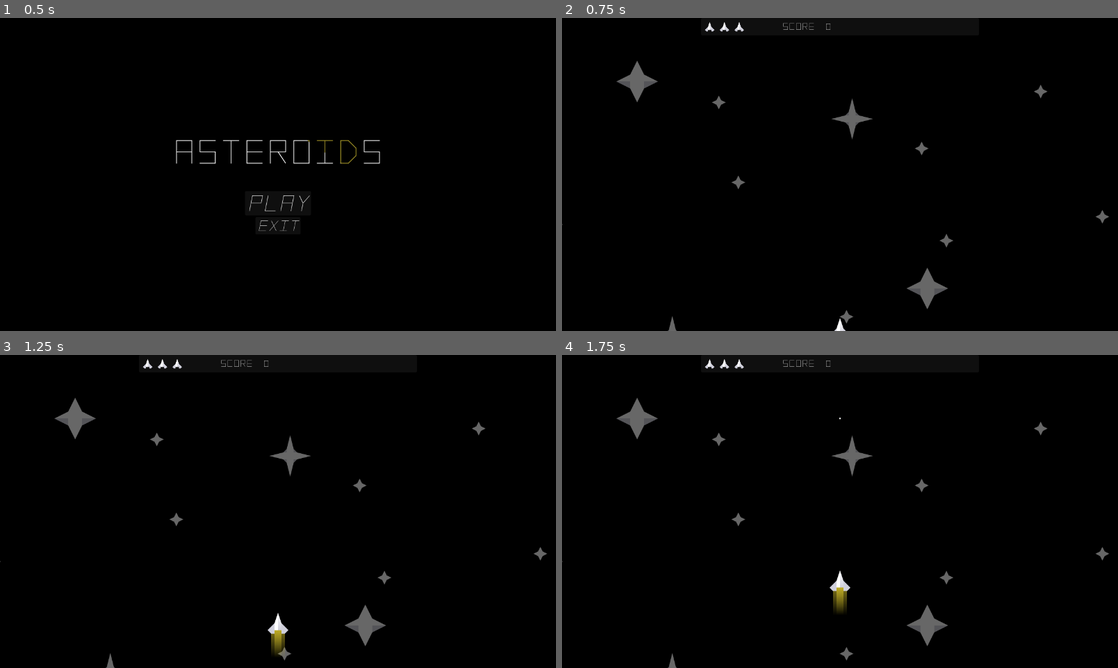
Above: before the commit, frames 1-4 (two rows, left to right).
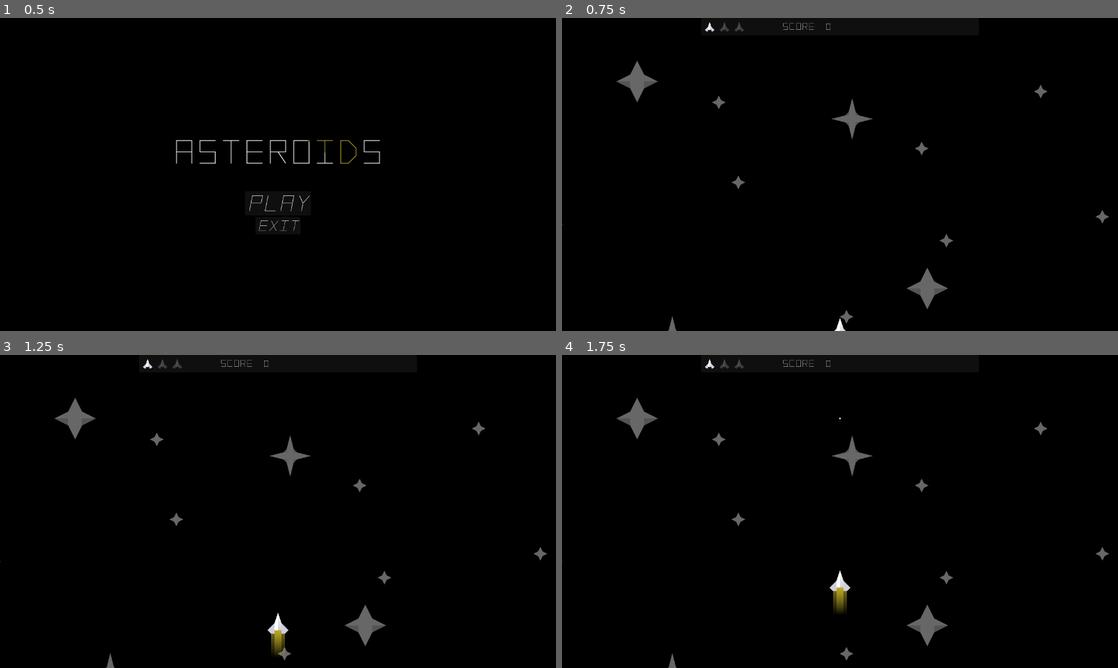
Above: after the commit, the same moments.

Repository: odonnell-brian/20-game-asteroids
Game: Godot game, scene res://main.tscn
Same seed, same stepped clock (60 frames per second), same inputs: the game is played once before the commit and once after it. Sound files missing from this copy of the repository are replaced by a short silence.
Inputs:
- Up to frame 1 (0.5 s): no input
- Up to frame 2 (0.75 s): click "PLAY" at 0.5 s
- Up to frame 3 (1.25 s): no input
- Up to frame 4 (1.75 s): hold D (rotate_right) from 1.28 s (still down); hold Space (shoot) from 1.28 s (still down)

Frame 1 is identical in both runs. In frame 2, less than 0.1% of the frame differs, in the area x 28-51%, y 1-100%; in frame 3, less than 0.1%, in the area x 28-52%, y 1-90%; in frame 4, less than 0.1%.

Commit message:
Add player destroy effect

Diff:
--- /dev/null
+++ b/common/components/effects/audio/play_audio_component.gd
@@ -0,0 +1,12 @@
+extends FxComponent
+
+@export_category("Dependencies")
+@export var audio_player: AudioStreamPlayer2D
+
+func do_fx() -> void:
+	audio_player.finished.connect(on_audio_finished)
+	audio_player.play()
+
+func on_audio_finished() -> void:
+	audio_player.finished.disconnect(on_audio_finished)
+	effect_complete.emit()
--- /dev/null
+++ b/common/components/effects/audio/play_audio_component.tscn
@@ -0,0 +1,6 @@
+[gd_scene load_steps=2 format=3 uid="uid://cxctiep6dkfau"]
+
+[ext_resource type="Script" uid="uid://uj48vve5tla1" path="res://common/components/effects/audio/play_audio_component.gd" id="1_a07bb"]
+
+[node name="PlayAudioComponent" type="Node2D"]
+script = ExtResource("1_a07bb")
--- /dev/null
+++ b/common/components/effects/composite_fx_component.gd
@@ -0,0 +1,22 @@
+class_name CompositeFxComponent
+extends FxComponent
+
+@export_category("Dependencies")
+@export var effects: Array[FxComponent]
+
+var fx_complete: int = 0
+
+func _ready() -> void:
+	for fx in effects:
+		fx.effect_complete.connect(on_effect_complete)
+
+func do_fx() -> void:
+	for fx in effects:
+		fx.do_fx()
+
+func on_effect_complete() -> void:
+	fx_complete += 1
+
+	if fx_complete >= effects.size():
+		fx_complete = 0
+		effect_complete.emit()
--- /dev/null
+++ b/common/components/effects/composite_fx_component.tscn
@@ -0,0 +1,6 @@
+[gd_scene load_steps=2 format=3 uid="uid://xgexv4sg8gal"]
+
+[ext_resource type="Script" uid="uid://c7vgmqjx20j0r" path="res://common/components/effects/composite_fx_component.gd" id="1_hwkrm"]
+
+[node name="CompositeFxComponent" type="Node2D"]
+script = ExtResource("1_hwkrm")
--- /dev/null
+++ b/common/components/effects/fx_component.gd
@@ -0,0 +1,8 @@
+class_name FxComponent
+extends Node2D
+
+@warning_ignore("unused_signal")
+signal effect_complete()
+
+func do_fx() -> void:
+	pass
--- a/common/components/visual/blink_component.gd
+++ b/common/components/effects/visual/blink_component.gd
@@ -1,5 +1,8 @@
 class_name BlinkComponent
-extends VfxComponent
+extends FxComponent
+
+@export_category("Dependencies")
+@export var target: Node2D
 
 @export_category("Settings")
 @export var duration: float = 2.0
@@ -26,6 +29,7 @@
 	run = false
 	time_elapsed = 0.0
 	blink_count = 0
+	effect_complete.emit()
 
 func do_fx() -> void:
 	run = true
--- a/common/components/visual/blink_component.tscn
+++ b/common/components/effects/visual/blink_component.tscn
@@ -1,6 +1,6 @@
 [gd_scene load_steps=2 format=3 uid="uid://bwqly23ruhdje"]
 
-[ext_resource type="Script" uid="uid://857oxdia7q84" path="res://common/components/visual/blink_component.gd" id="1_lyaun"]
+[ext_resource type="Script" uid="uid://857oxdia7q84" path="res://common/components/effects/visual/blink_component.gd" id="1_lyaun"]
 
 [node name="BlinkComponent" type="Node2D"]
 script = ExtResource("1_lyaun")
--- /dev/null
+++ b/common/components/effects/visual/play_animation_effect.gd
@@ -0,0 +1,17 @@
+class_name PlayAnimationEffect
+extends FxComponent
+
+@export_category("Dependencies")
+@export var animation_player: AnimationPlayer
+
+@export_category("Settings")
+@export var animation_name: String
+
+func do_fx() -> void:
+	animation_player.animation_finished.connect(on_animation_finished)
+	animation_player.play(animation_name)
+
+func on_animation_finished(anim_name: String) -> void:
+	if animation_name == anim_name:
+		effect_complete.emit()
+		animation_player.animation_finished.disconnect(on_animation_finished)
--- /dev/null
+++ b/common/components/effects/visual/play_animation_effect.tscn
@@ -0,0 +1,6 @@
+[gd_scene load_steps=2 format=3 uid="uid://bn8e4qj8ouyg3"]
+
+[ext_resource type="Script" uid="uid://g22hrlnawac5" path="res://common/components/effects/visual/play_animation_effect.gd" id="1_4b3su"]
+
+[node name="PlayAnimationEffect" type="Node2D"]
+script = ExtResource("1_4b3su")
--- a/common/components/health/health_component.gd
+++ b/common/components/health/health_component.gd
@@ -3,15 +3,16 @@
 
 signal health_changed(current_health: int)
 signal health_depleted()
+signal destroy_fx_complete()
 
 @export_category("Settings")
 @export var max_health: int = 1
 @export var destroy_on_deplete: bool = true
 
 @export_category("OptionalDependencies")
-@export var destroy_fx: PackedScene
+@export var destroy_fx: FxComponent
 @export var invuln_timer: Timer
-@export var hit_fx: VfxComponent
+@export var hit_fx: FxComponent
 
 var current_health: int
 var is_invulnerable: bool = false
@@ -49,15 +50,12 @@
 	invuln_timer.start()
 
 func try_destroy() -> void:
-	if not destroy_on_deplete:
-		return
+	if destroy_fx:
+		destroy_fx.effect_complete.connect(destroy_fx_complete.emit)
+		destroy_fx.do_fx()
 
-	if destroy_fx:
-		var fx: Node2D = destroy_fx.instantiate() as Node2D
-		fx.global_position = global_position
-		Globals.game_world.add_level_child(fx)
-
-	get_parent().queue_free()
+	if destroy_on_deplete:
+		get_parent().queue_free()
 
 func on_invulnerability_timeout() -> void:
 	is_invulnerable = false
--- a/common/components/visual/vfx_component.gd
+++ /dev/null
@@ -1,8 +0,0 @@
-class_name VfxComponent
-extends Node2D
-
-@export_category("Dependencies")
-@export var target: Node2D
-
-func do_fx() -> void:
-	pass
--- a/entities/player/player.gd
+++ b/entities/player/player.gd
@@ -6,8 +6,9 @@
 @export var movement_component: PlayerMovementComponent
 
 func _ready() -> void:
-	health_component.health_depleted.connect(Globals.player_destroyed.emit)
 	health_component.health_changed.connect(Globals.player_lives_changed.emit)
+	health_component.health_depleted.connect(on_health_depleted)
+	health_component.destroy_fx_complete.connect(Globals.player_destroyed.emit)
 
 	Globals.player_data = PlayerData.new(Vector2.ZERO, Vector2.ZERO, health_component.current_health)
 
@@ -26,6 +27,9 @@
 	Globals.player_data.current_lives = current_health
 	Globals.player_lives_changed.emit(current_health)
 
+func on_health_depleted() -> void:
+	movement_component.enabled = false
+
 class PlayerData:
 	var current_lives: int
 	var velocity: Vector2 = Vector2.ZERO
--- a/entities/player/player.tscn
+++ b/entities/player/player.tscn
@@ -9,15 +9,315 @@
 [ext_resource type="Texture2D" uid="uid://4bq60xybeh05" path="res://entities/player/assets/shield1.png" id="4_26q78"]
 [ext_resource type="PackedScene" uid="uid://dwxm107wmbp67" path="res://common/components/input/player_input_component.tscn" id="4_bls4j"]
 [ext_resource type="PackedScene" uid="uid://bt58wp5s25h0j" path="res://common/components/mechanics/gun_component.tscn" id="5_fkugw"]
+[ext_resource type="Texture2D" uid="uid://b0n118ryff6h" path="res://entities/player/assets/ship_part_mid.png" id="6_gx6sm"]
+[ext_resource type="Texture2D" uid="uid://cbnrmu2pd0348" path="res://entities/player/assets/ship_part_left.png" id="7_yqrof"]
+[ext_resource type="Texture2D" uid="uid://rx42157eg5n5" path="res://entities/player/assets/ship_part_right.png" id="8_3wlsy"]
 [ext_resource type="PackedScene" uid="uid://cqtwmijboky64" path="res://common/components/health/damage_component.tscn" id="9_bectd"]
 [ext_resource type="PackedScene" uid="uid://dsc1gbyxacfou" path="res://common/components/health/health_component.tscn" id="10_wvtmh"]
-[ext_resource type="PackedScene" uid="uid://bwqly23ruhdje" path="res://common/components/visual/blink_component.tscn" id="11_7thud"]
+[ext_resource type="PackedScene" uid="uid://bwqly23ruhdje" path="res://common/components/effects/visual/blink_component.tscn" id="11_7thud"]
+[ext_resource type="PackedScene" uid="uid://xgexv4sg8gal" path="res://common/components/effects/composite_fx_component.tscn" id="16_we0b7"]
+[ext_resource type="PackedScene" uid="uid://bn8e4qj8ouyg3" path="res://common/components/effects/visual/play_animation_effect.tscn" id="16_yqrof"]
+[ext_resource type="PackedScene" uid="uid://cxctiep6dkfau" path="res://common/components/effects/audio/play_audio_component.tscn" id="17_b2kln"]
+[ext_resource type="AudioStream" uid="uid://crexco1mc5qw4" path="res://entities/player/assets/explosionCrunch_004.ogg" id="18_we0b7"]
+
+[sub_resource type="Animation" id="Animation_gx6sm"]
+resource_name = "destroy"
+tracks/0/type = "value"
+tracks/0/imported = false
+tracks/0/enabled = true
+tracks/0/path = NodePath("SpriteScaler/BrakeSprites:modulate")
+tracks/0/interp = 1
+tracks/0/loop_wrap = true
+tracks/0/keys = {
+"times": PackedFloat32Array(0),
+"transitions": PackedFloat32Array(1),
+"update": 0,
+"values": [Color(1, 1, 1, 0)]
+}
+tracks/1/type = "value"
+tracks/1/imported = false
+tracks/1/enabled = true
+tracks/1/path = NodePath("SpriteScaler/ShipSprite:modulate")
+tracks/1/interp = 1
+tracks/1/loop_wrap = true
+tracks/1/keys = {
+"times": PackedFloat32Array(0),
+"transitions": PackedFloat32Array(1),
+"update": 0,
+"values": [Color(1, 1, 1, 0)]
+}
+tracks/2/type = "value"
+tracks/2/imported = false
+tracks/2/enabled = true
+tracks/2/path = NodePath("SpriteScaler/ThrusterSprite:modulate")
+tracks/2/interp = 1
+tracks/2/loop_wrap = true
+tracks/2/keys = {
+"times": PackedFloat32Array(0),
+"transitions": PackedFloat32Array(1),
+"update": 0,
+"values": [Color(1, 1, 1, 0)]
+}
+tracks/3/type = "value"
+tracks/3/imported = false
+tracks/3/enabled = true
+tracks/3/path = NodePath("SpriteScaler/ReverseThrustSprite:modulate")
+tracks/3/interp = 1
+tracks/3/loop_wrap = true
+tracks/3/keys = {
+"times": PackedFloat32Array(0),
+"transitions": PackedFloat32Array(1),
+"update": 0,
+"values": [Color(1, 1, 1, 0)]
+}
+tracks/4/type = "value"
+tracks/4/imported = false
+tracks/4/enabled = true
+tracks/4/path = NodePath("SpriteScaler/DestroyParts/Mid:position")
+tracks/4/interp = 2
+tracks/4/loop_wrap = true
+tracks/4/keys = {
+"times": PackedFloat32Array(0, 1),
+"transitions": PackedFloat32Array(1, 1),
+"update": 0,
+"values": [Vector2(0, 0), Vector2(0, -50)]
+}
+tracks/5/type = "value"
+tracks/5/imported = false
+tracks/5/enabled = true
+tracks/5/path = NodePath("SpriteScaler/DestroyParts/Left:position")
+tracks/5/interp = 2
+tracks/5/loop_wrap = true
+tracks/5/keys = {
+"times": PackedFloat32Array(0, 1),
+"transitions": PackedFloat32Array(1, 1),
+"update": 0,
+"values": [Vector2(-40, 0), Vector2(-90, 0)]
+}
+tracks/6/type = "value"
+tracks/6/imported = false
+tracks/6/enabled = true
+tracks/6/path = NodePath("SpriteScaler/DestroyParts/Right:position")
+tracks/6/interp = 2
+tracks/6/loop_wrap = true
+tracks/6/keys = {
+"times": PackedFloat32Array(0, 1),
+"transitions": PackedFloat32Array(1, 1),
+"update": 0,
+"values": [Vector2(40, 0), Vector2(90, 0)]
+}
+tracks/7/type = "value"
+tracks/7/imported = false
+tracks/7/enabled = true
+tracks/7/path = NodePath("SpriteScaler/DestroyParts:modulate")
+tracks/7/interp = 1
+tracks/7/loop_wrap = true
+tracks/7/keys = {
+"times": PackedFloat32Array(0, 1),
+"transitions": PackedFloat32Array(1, 1),
+"update": 0,
+"values": [Color(1, 1, 1, 1), Color(1, 1, 1, 0)]
+}
+tracks/8/type = "value"
+tracks/8/imported = false
+tracks/8/enabled = true
+tracks/8/path = NodePath("SpriteScaler/DestroyParts/Mid:rotation")
+tracks/8/interp = 1
+tracks/8/loop_wrap = true
+tracks/8/keys = {
+"times": PackedFloat32Array(0, 1),
+"transitions": PackedFloat32Array(1, 1),
+"update": 0,
+"values": [0.0, 0.872665]
+}
+tracks/9/type = "value"
+tracks/9/imported = false
+tracks/9/enabled = true
+tracks/9/path = NodePath("SpriteScaler/DestroyParts/Left:rotation")
+tracks/9/interp = 1
+tracks/9/loop_wrap = true
+tracks/9/keys = {
+"times": PackedFloat32Array(0, 1),
+"transitions": PackedFloat32Array(1, 1),
+"update": 0,
+"values": [0.0, -0.349066]
+}
+tracks/10/type = "value"
+tracks/10/imported = false
+tracks/10/enabled = true
+tracks/10/path = NodePath("SpriteScaler/DestroyParts/Right:rotation")
+tracks/10/interp = 1
+tracks/10/loop_wrap = true
+tracks/10/keys = {
+"times": PackedFloat32Array(0, 1),
+"transitions": PackedFloat32Array(1, 1),
+"update": 0,
+"values": [0.0, 0.523599]
+}
+
+[sub_resource type="Animation" id="Animation_yqrof"]
+length = 0.001
+tracks/0/type = "value"
+tracks/0/imported = false
+tracks/0/enabled = true
+tracks/0/path = NodePath("SpriteScaler/BrakeSprites:modulate")
+tracks/0/interp = 1
+tracks/0/loop_wrap = true
+tracks/0/keys = {
+"times": PackedFloat32Array(0),
+"transitions": PackedFloat32Array(1),
+"update": 0,
+"values": [Color(1, 1, 1, 1)]
+}
+tracks/1/type = "value"
+tracks/1/imported = false
+tracks/1/enabled = true
+tracks/1/path = NodePath("SpriteScaler/ShipSprite:modulate")
+tracks/1/interp = 1
+tracks/1/loop_wrap = true
+tracks/1/keys = {
+"times": PackedFloat32Array(0),
+"transitions": PackedFloat32Array(1),
+"update": 0,
+"values": [Color(1, 1, 1, 1)]
+}
+tracks/2/type = "value"
+tracks/2/imported = false
+tracks/2/enabled = true
+tracks/2/path = NodePath("SpriteScaler/ThrusterSprite:modulate")
+tracks/2/interp = 1
+tracks/2/loop_wrap = true
+tracks/2/keys = {
+"times": PackedFloat32Array(0),
+"transitions": PackedFloat32Array(1),
+"update": 0,
+"values": [Color(1, 1, 1, 1)]
+}
+tracks/3/type = "value"
+tracks/3/imported = false
+tracks/3/enabled = true
+tracks/3/path = NodePath("SpriteScaler/ReverseThrustSprite:modulate")
+tracks/3/interp = 1
+tracks/3/loop_wrap = true
+tracks/3/keys = {
+"times": PackedFloat32Array(0),
+"transitions": PackedFloat32Array(1),
+"update": 0,
+"values": [Color(1, 1, 1, 1)]
+}
+tracks/4/type = "value"
+tracks/4/imported = false
+tracks/4/enabled = true
+tracks/4/path = NodePath("SpriteScaler/DestroyParts/Mid:position")
+tracks/4/interp = 1
+tracks/4/loop_wrap = true
+tracks/4/keys = {
+"times": PackedFloat32Array(0),
+"transitions": PackedFloat32Array(1),
+"update": 0,
+"values": [Vector2(0, 0)]
+}
+tracks/5/type = "value"
+tracks/5/imported = false
+tracks/5/enabled = true
+tracks/5/path = NodePath("SpriteScaler/DestroyParts/Left:position")
+tracks/5/interp = 1
+tracks/5/loop_wrap = true
+tracks/5/keys = {
+"times": PackedFloat32Array(0),
+"transitions": PackedFloat32Array(1),
+"update": 0,
+"values": [Vector2(-40, 0)]
+}
+tracks/6/type = "value"
+tracks/6/imported = false
+tracks/6/enabled = true
+tracks/6/path = NodePath("SpriteScaler/DestroyParts/Right:position")
+tracks/6/interp = 1
+tracks/6/loop_wrap = true
+tracks/6/keys = {
+"times": PackedFloat32Array(0),
+"transitions": PackedFloat32Array(1),
+"update": 0,
+"values": [Vector2(40, 0)]
+}
+tracks/7/type = "value"
+tracks/7/imported = false
+tracks/7/enabled = true
+tracks/7/path = NodePath("SpriteScaler/DestroyParts:modulate")
+tracks/7/interp = 1
+tracks/7/loop_wrap = true
+tracks/7/keys = {
+"times": PackedFloat32Array(0),
+"transitions": PackedFloat32Array(1),
+"update": 0,
+"values": [Color(1, 1, 1, 1)]
+}
+tracks/8/type = "value"
+tracks/8/imported = false
+tracks/8/enabled = true
+tracks/8/path = NodePath("SpriteScaler/DestroyParts/Mid:rotation")
+tracks/8/interp = 1
+tracks/8/loop_wrap = true
+tracks/8/keys = {
+"times": PackedFloat32Array(0),
+"transitions": PackedFloat32Array(1),
+"update": 0,
+"values": [0.0]
+}
+tracks/9/type = "value"
+tracks/9/imported = false
+tracks/9/enabled = true
+tracks/9/path = NodePath("SpriteScaler/DestroyParts/Left:rotation")
+tracks/9/interp = 1
+tracks/9/loop_wrap = true
+tracks/9/keys = {
+"times": PackedFloat32Array(0),
+"transitions": PackedFloat32Array(1),
+"update": 0,
+"values": [0.0]
+}
+tracks/10/type = "value"
+tracks/10/imported = false
+tracks/10/enabled = true
+tracks/10/path = NodePath("SpriteScaler/DestroyParts/Right:rotation")
+tracks/10/interp = 1
+tracks/10/loop_wrap = true
+tracks/10/keys = {
+"times": PackedFloat32Array(0),
+"transitions": PackedFloat32Array(1),
+"update": 0,
+"values": [0.0]
+}
+tracks/11/type = "value"
+tracks/11/imported = false
+tracks/11/enabled = true
+tracks/11/path = NodePath("SpriteScaler/DestroyParts:visible")
+tracks/11/interp = 1
+tracks/11/loop_wrap = true
+tracks/11/keys = {
+"times": PackedFloat32Array(0),
+"transitions": PackedFloat32Array(1),
+"update": 1,
+"values": [true]
+}
+
+[sub_resource type="AnimationLibrary" id="AnimationLibrary_3wlsy"]
+_data = {
+&"RESET": SubResource("Animation_yqrof"),
+&"destroy": SubResource("Animation_gx6sm")
+}
 
 [node name="Player" type="CharacterBody2D" node_paths=PackedStringArray("health_component", "movement_component")]
 script = ExtResource("1_a1qjk")
 health_component = NodePath("HealthComponent")
 movement_component = NodePath("PlayerMovementComponent")
 
+[node name="AnimationPlayer" type="AnimationPlayer" parent="."]
+libraries = {
+&"": SubResource("AnimationLibrary_3wlsy")
+}
+
 [node name="SpriteScaler" type="Node2D" parent="."]
 scale = Vector2(0.5, 0.5)
 
@@ -43,6 +343,19 @@
 
 [node name="ShipSprite" type="Sprite2D" parent="SpriteScaler"]
 texture = ExtResource("1_symyc")
+
+[node name="DestroyParts" type="Node2D" parent="SpriteScaler"]
+
+[node name="Mid" type="Sprite2D" parent="SpriteScaler/DestroyParts"]
+texture = ExtResource("6_gx6sm")
+
+[node name="Left" type="Sprite2D" parent="SpriteScaler/DestroyParts"]
+position = Vector2(-40, 0)
+texture = ExtResource("7_yqrof")
+
+[node name="Right" type="Sprite2D" parent="SpriteScaler/DestroyParts"]
+position = Vector2(40, 0)
+texture = ExtResource("8_3wlsy")
 
 [node name="CollisionPolygon2D" type="CollisionPolygon2D" parent="."]
 visible = false
@@ -81,10 +394,10 @@
 scale = Vector2(0.5, 0.5)
 polygon = PackedVector2Array(0, -47, -32, 48, 33, 48)
 
-[node name="HealthComponent" parent="." node_paths=PackedStringArray("invuln_timer", "hit_fx") instance=ExtResource("10_wvtmh")]
+[node name="HealthComponent" parent="." node_paths=PackedStringArray("destroy_fx", "invuln_timer", "hit_fx") instance=ExtResource("10_wvtmh")]
 collision_mask = 0
-max_health = 3
 destroy_on_deplete = false
+destroy_fx = NodePath("../CompositeFxComponent")
 invuln_timer = NodePath("Timer")
 hit_fx = NodePath("../BlinkComponent")
 
@@ -98,3 +411,16 @@
 
 [node name="BlinkComponent" parent="." node_paths=PackedStringArray("target") instance=ExtResource("11_7thud")]
 target = NodePath("../SpriteScaler")
+
+[node name="CompositeFxComponent" parent="." node_paths=PackedStringArray("effects") instance=ExtResource("16_we0b7")]
+effects = [NodePath("PlayAnimationEffect"), NodePath("PlayAudioComponent")]
+
+[node name="PlayAnimationEffect" parent="CompositeFxComponent" node_paths=PackedStringArray("animation_player") instance=ExtResource("16_yqrof")]
+animation_player = NodePath("../../AnimationPlayer")
+animation_name = "destroy"
+
+[node name="PlayAudioComponent" parent="CompositeFxComponent" node_paths=PackedStringArray("audio_player") instance=ExtResource("17_b2kln")]
+audio_player = NodePath("AudioStreamPlayer2D")
+
+[node name="AudioStreamPlayer2D" type="AudioStreamPlayer2D" parent="CompositeFxComponent/PlayAudioComponent"]
+stream = ExtResource("18_we0b7")
--- a/ui/hud/hud_controller.gd
+++ b/ui/hud/hud_controller.gd
@@ -9,19 +9,13 @@
 @export_color_no_alpha var life_image_fade: Color
 
 func _ready() -> void:
-	Globals.level_loaded.connect(on_level_loaded)
 	Globals.player_lives_changed.connect(on_player_lives_changed)
 
 func _process(_delta: float) -> void:
 	score_label.text = str(Globals.player_score)
 
-func on_level_loaded() -> void:
-	for child in lives_container.get_children():
-		if child is CanvasItem:
-			child.modulate = life_image_no_fade
-
 func on_player_lives_changed(current_lives: int) -> void:
 	var life_images: Array[Node] = lives_container.get_children()
-	for i in range(current_lives, life_images.size()):
+	for i in range(0, life_images.size()):
 		if life_images[i] is CanvasItem:
-			life_images[i].modulate = life_image_fade
+			life_images[i].modulate = life_image_fade if (i + 1) > current_lives else life_image_no_fade
Not shown, added: common/components/effects/audio/play_audio_component.gd.uid
Not shown, added: common/components/effects/composite_fx_component.gd.uid
Renamed: common/components/visual/vfx_component.gd.uid -> common/components/effects/fx_component.gd.uid
Renamed: common/components/visual/blink_component.gd.uid -> common/components/effects/visual/blink_component.gd.uid
Not shown, added: common/components/effects/visual/play_animation_effect.gd.uid
Not shown, added: entities/player/assets/explosionCrunch_004.ogg.import
Binary file added: entities/player/assets/ship_part_left.png
Not shown, added: entities/player/assets/ship_part_left.png.import
Binary file added: entities/player/assets/ship_part_mid.png
Not shown, added: entities/player/assets/ship_part_mid.png.import
Binary file added: entities/player/assets/ship_part_right.png
Not shown, added: entities/player/assets/ship_part_right.png.import
(and 2 more such lines)
